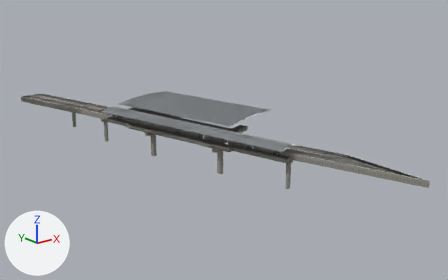
Two versions of the glTF model sfo3d/data/buildings3d/lsu_airtrain_-6_-1.glb, one commit apart.
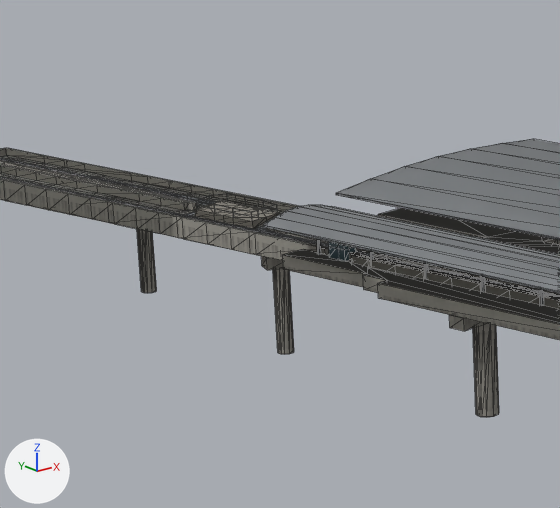
Old and new are each drawn whole from a 50 mm lens placed at (-2272.0, 106.0, 92.0), pointed at (-2111.0, 308.0, 11.0) and again close up on the part from 9% to 38% of the width and 21% to 63% of the height. Arrows for +X, +Y and +Z are at lower left; the lights stay in place. The last two pictures show the newer version. The close-ups show mesh edges as thin lines. Where no turn or scale is listed for an object, it has been applied to the vertices. Vertices at exactly the same position are counted once.

Script lines for the objects in view, before the commit:
```python
ob_l0_airtrain__6__1_deck = bpy.data.objects.new('L0_airtrain_-6_-1_deck', me_airtrain__6__1_deck)
ob_l0_airtrain__6__1_deck.parent = ob_lod0_airtrain__6__1
ob_l0_airtrain__6__1_deck.location = (6.277, -9.081, 0.0)
ob_l0_airtrain__6__1_piers = bpy.data.objects.new('L0_airtrain_-6_-1_piers', me_l0_airtrain__6__1_piers)
ob_l0_airtrain__6__1_piers.location = (-2128.5, 328.5, 3.0)
ob_l1_airtrain__6__1_piers = bpy.data.objects.new('L1_airtrain_-6_-1_piers', me_l1_airtrain__6__1_piers)
ob_l1_airtrain__6__1_piers.location = (-2128.5, 328.5, 3.0)
ob_l2_airtrain__6__1 = bpy.data.objects.new('L2_airtrain_-6_-1', me_l2_airtrain__6__1)
ob_l2_airtrain__6__1.location = (-2120.3, 316.5, 3.0)
# also in view: 'L1_airtrain_-6_-1_track' at (-2128.0, 321.0, 16.0); 'L0_airtrain_-6_-1_track' at (-2128.0, 321.0, 16.0)
```
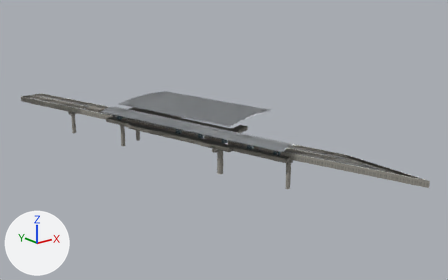
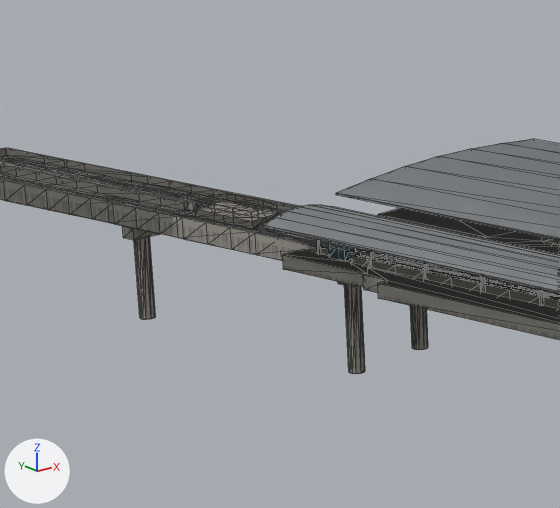
Where the newer file only moved an object's origin or applied its transform, the numbers keep the older frame.

The change in detail:
me_l0_airtrain__6__1_piers is used by ob_l0_airtrain__6__1_piers; location (-2128.5, 328.5, 3.0).
me_l0_airtrain__6__1_piers had 140 vertices, 150 faces and spanned x -15.0..15.0, y -65.8..65.8, z 0.0..11.8.
me_l0_airtrain__6__1_piers now has 132 vertices, 142 faces and spans x -19.3..15.0, y -65.8..55.6, z 0.0..11.8.
me_l0_airtrain__6__1_piers part 1: the loose piece of 20 vertices spanning x -12.1..-10.4, y 31.4..33.2, z 0.0..10.0 is moved by (12.5, -7.8, 0.0).
me_l0_airtrain__6__1_piers part 2: the loose piece of 20 vertices spanning x -6.4..-4.1, y -0.9..1.5, z 0.0..10.1 is scaled about its middle by (0.75, 0.75, 0.991), then moved by (-3.4, 20.9, 0.0).
me_l0_airtrain__6__1_piers part 3: the loose piece of 20 vertices spanning x -13.1..-11.4, y 63.4..65.2, z 0.0..9.7 is moved by (-5.0, -10.0, 0.0).
me_l0_airtrain__6__1_piers part 4: the loose piece of 8 vertices spanning x -13.2..-9.3, y 30.9..33.6, z 9.9..11.3 is turned 22.6 degrees about the z axis through its middle, then moved by (-6.0, 22.0, -0.2).
me_l0_airtrain__6__1_piers part 5: the loose piece of 8 vertices spanning x -9.4..-1.1, y -1.8..2.3, z 10.1..11.5 is deleted.
Other edits to the shape of me_l0_airtrain__6__1_piers do not show in these pictures.
me_l1_airtrain__6__1_piers is used by ob_l1_airtrain__6__1_piers; location (-2128.5, 328.5, 3.0).
me_l1_airtrain__6__1_piers had 100 vertices, 110 faces and spanned x -15.0..15.0, y -65.8..65.8, z 0.0..11.8.
me_l1_airtrain__6__1_piers now has 92 vertices, 102 faces and spans x -19.3..15.0, y -65.8..55.6, z 0.0..11.8.
me_l1_airtrain__6__1_piers part 6: the loose piece of 12 vertices spanning x -12.0..-10.5, y 31.4..33.2, z 0.0..10.0 is moved by (12.5, -7.8, 0.0).
me_l1_airtrain__6__1_piers part 7: the loose piece of 12 vertices spanning x -6.3..-4.2, y -0.9..1.5, z 0.0..10.1 is scaled about its middle by (0.75, 0.75, 0.991), then moved by (-3.4, 20.9, 0.0).
me_l1_airtrain__6__1_piers part 8: the loose piece of 12 vertices spanning x -13.0..-11.5, y 63.4..65.2, z 0.0..9.7 is moved by (-5.0, -10.0, 0.0).
Other edits to the shape of me_l1_airtrain__6__1_piers do not show in these pictures.
me_l2_airtrain__6__1 is used by ob_l2_airtrain__6__1; location (-2120.3, 316.5, 3.0).
me_l2_airtrain__6__1 had 452 vertices, 828 faces and spanned x -37.0..37.0, y -103.0..103.0, z 0.0..18.0.
me_l2_airtrain__6__1 now has 460 vertices, 840 faces and spans x -37.0..37.0, y -103.0..103.0, z 0.0..18.0.
me_l2_airtrain__6__1 part 9: the loose piece of 8 vertices spanning x -20.0..-19.0, y 43.0..45.0, z 0.0..10.0 is moved by (13.0, -8.0, 0.0).
me_l2_airtrain__6__1 part 10: the loose piece of 8 vertices spanning x -15.0..-12.0, y 11.0..13.0, z 0.0..10.0 is moved by (-3.0, 21.0, 0.0).
me_l2_airtrain__6__1 part 11: the loose piece of 8 vertices spanning x -21.0..-20.0, y 75.0..77.0, z 0.0..10.0 is moved by (-5.0, -10.0, 0.0).
Other edits to the shape of me_l2_airtrain__6__1 do not show in these pictures.

Location of each change, (x1, y1, x2, y2) in pixels of the close-ups (560 x 508 px; the box of a moved part takes in the faces that stretch with it):
'L2_airtrain_-6_-1', reshaped: before (0, 139, 560, 416); after (0, 139, 560, 367)
'L0_airtrain_-6_-1_piers', reshaped: before (137, 229, 499, 417); after (122, 226, 428, 374)
'L1_airtrain_-6_-1_piers', reshaped: before (138, 230, 499, 417); after (137, 237, 428, 374)
part 1 of me_l0_airtrain__6__1_piers, moved or reshaped: before (273, 268, 294, 354); after (410, 306, 428, 350)
part 2 of me_l0_airtrain__6__1_piers, moved or reshaped: before (473, 323, 499, 417); after (344, 285, 365, 374)
part 3 of me_l0_airtrain__6__1_piers, moved or reshaped: before (137, 229, 156, 293); after (134, 237, 155, 319)
part 4 of me_l0_airtrain__6__1_piers, moved or reshaped: before (261, 256, 283, 270); after (122, 226, 158, 240)
part 5 of me_l0_airtrain__6__1_piers, deleted: before (449, 315, 487, 331)
part 6 of me_l1_airtrain__6__1_piers, moved or reshaped: before (273, 269, 294, 354); after (410, 307, 428, 350)
part 7 of me_l1_airtrain__6__1_piers, moved or reshaped: before (473, 326, 499, 417); after (344, 286, 365, 374)
part 8 of me_l1_airtrain__6__1_piers, moved or reshaped: before (138, 230, 157, 293); after (137, 237, 156, 319)
part 9 of me_l2_airtrain__6__1, moved or reshaped: before (274, 274, 279, 350); after (411, 306, 414, 349)
part 10 of me_l2_airtrain__6__1, moved or reshaped: before (475, 332, 479, 416); after (345, 285, 350, 367)
part 11 of me_l2_airtrain__6__1, moved or reshaped: before (137, 229, 143, 292); after (135, 245, 141, 318)
